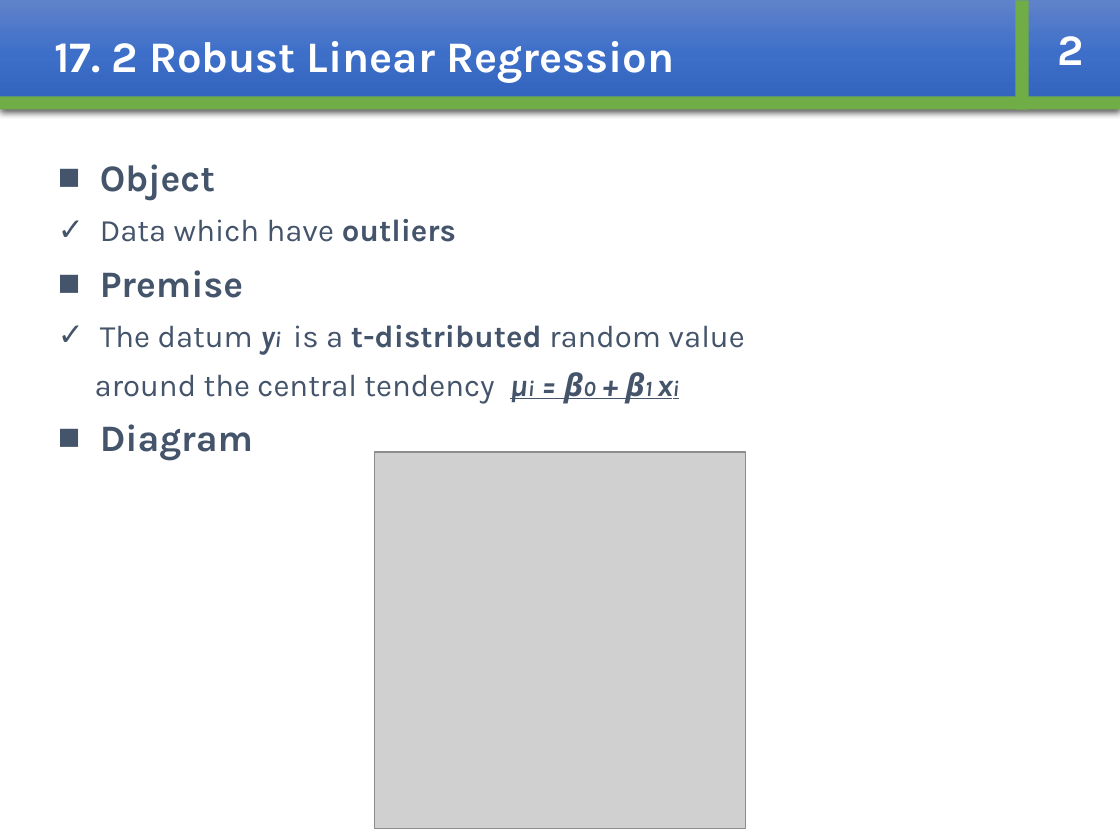
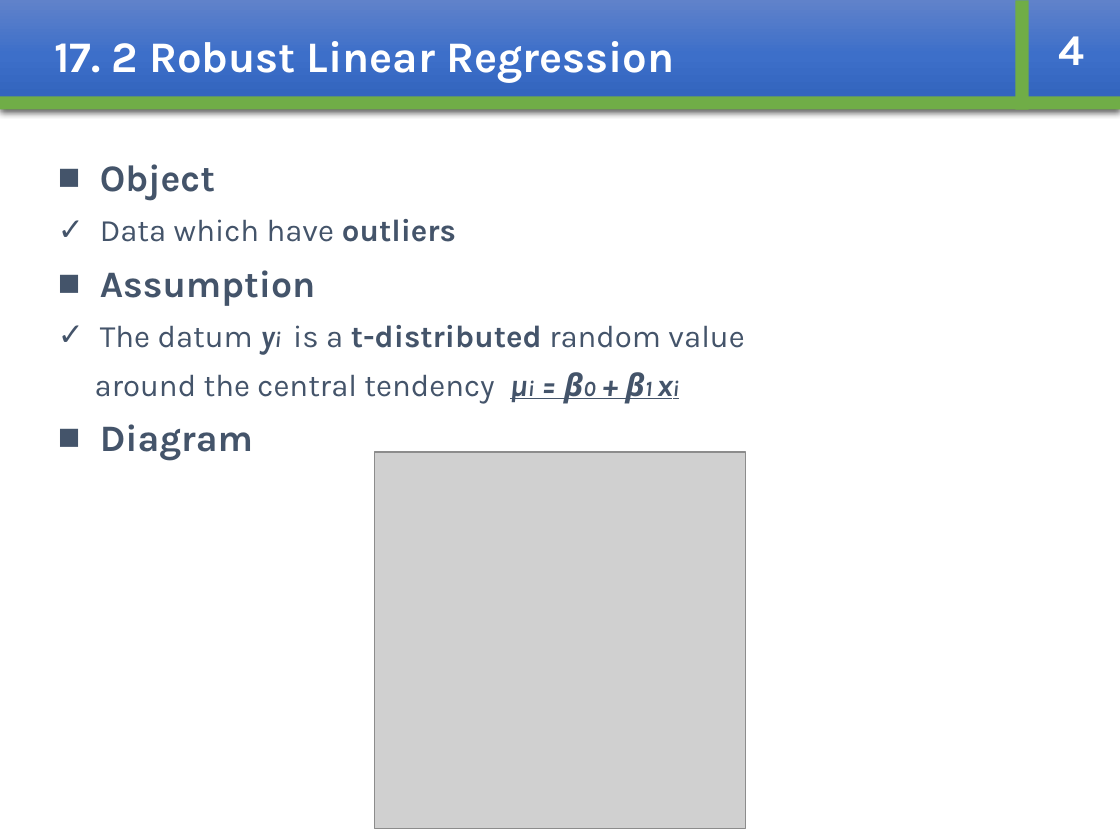
Before and after one commit to whcitizen/citizen-_task, a slide deck: slide 6 of 02_working/08_Bayesian/Bayesian_ch17_kajihara.pptx. Drawn at 1120x840 pixels with LibreOffice and Linux fonts; fonts in the diff are those of the drawing; grey boxes stand for pictures. Boxes give left, top, right and bottom in pixels: in the first picture for what was removed or moved away, otherwise in the second. Text is boxed around its words. In the diff, an @@ line names an element or a change of style, - is before the commit and + after.

```diff
--- a/02_working/08_Bayesian/Bayesian_ch17_kajihara.pptx
+++ b/02_working/08_Bayesian/Bayesian_ch17_kajihara.pptx
@@ text at [1058, 36, 1084, 65]: text changed @@
-2
+4
@@ text at [100, 270, 316, 306]: text changed @@
-■ Premise
+■ Assumption
```
Also in this commit, not shown: 11 other slides changed, 8 slides added, 18 slides removed, 4 other files.
